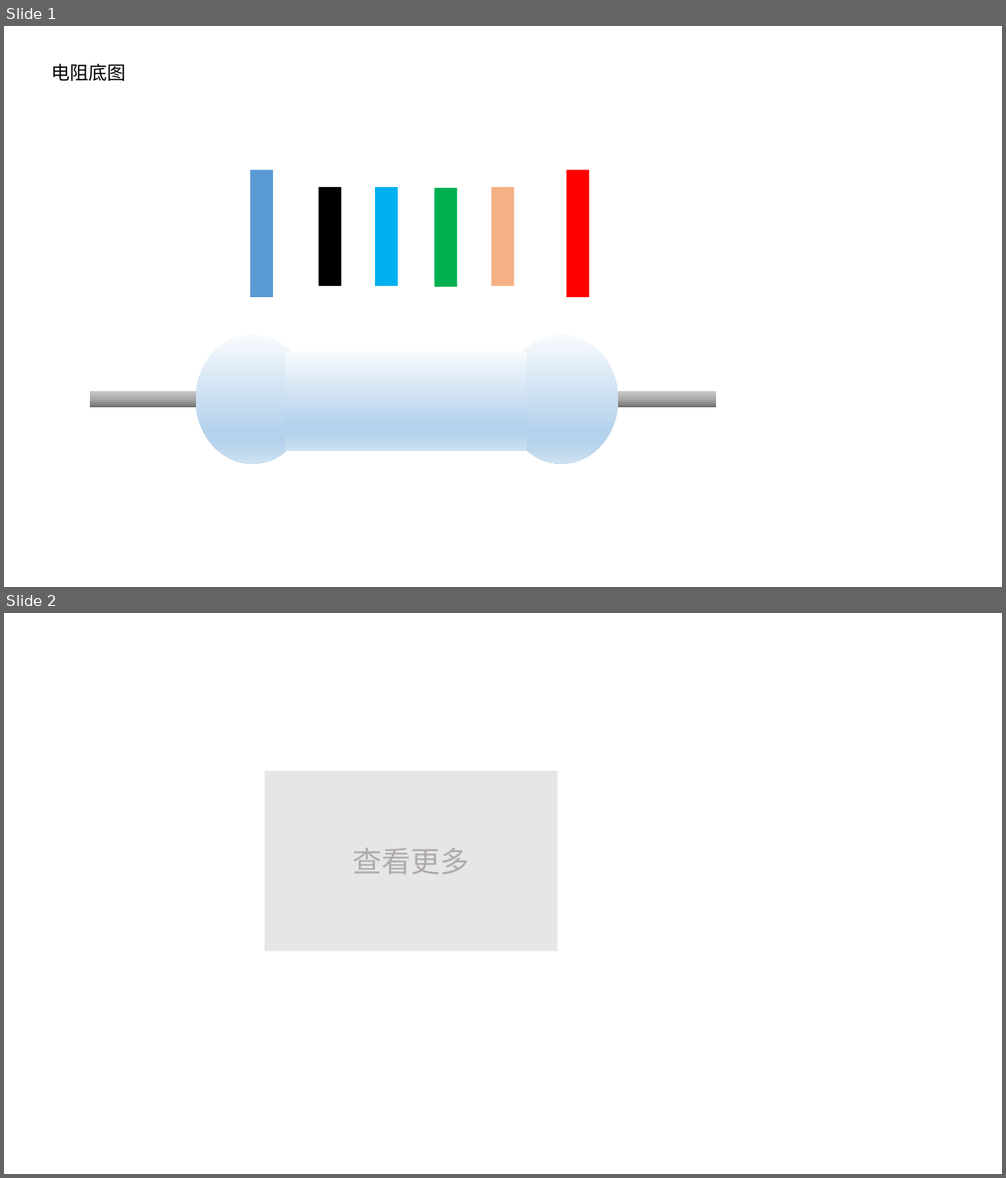
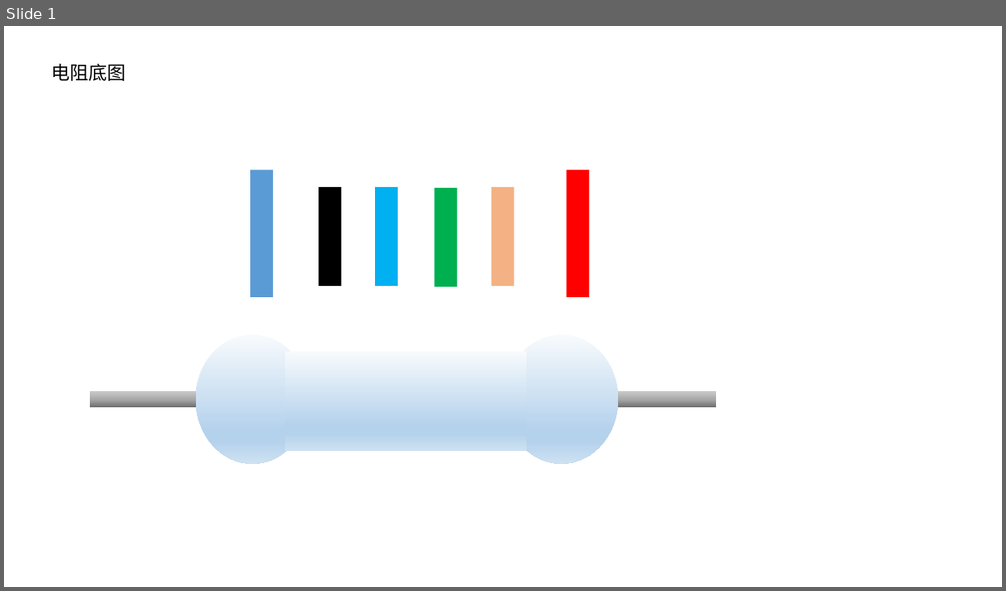
Before and after one commit to goozyshi/Gooit, a slide deck: Gooit自绘图标.pptx. Shown one above the other, each under a label of ours: slides 1 and 2 before the commit, slide 1 after it. The pictures are 1006x1178 and 1006x591 pixels, drawn with LibreOffice and Linux fonts; fonts in the diff are those of the drawing. Boxes give left, top, right and bottom in pixels: in the first picture for what was removed or moved away, otherwise in the second. Text is boxed around its words. In the diff, an @@ line names an element or a change of style, - is before the commit and + after.

```diff
--- a/Gooit自绘图标.pptx
+++ b/Gooit自绘图标.pptx
@@ slide 2 removed at bbox=[4, 613, 1002, 1174], background #FFFFFF @@
@@ rectangle removed at bbox=[265, 771, 558, 952] @@
@@ text removed at bbox=[353, 848, 470, 875] @@
-查看更多
```
Also in this commit, not shown: 1 slide changed, 3 slides added, 1 other slide removed, 21 other files.
